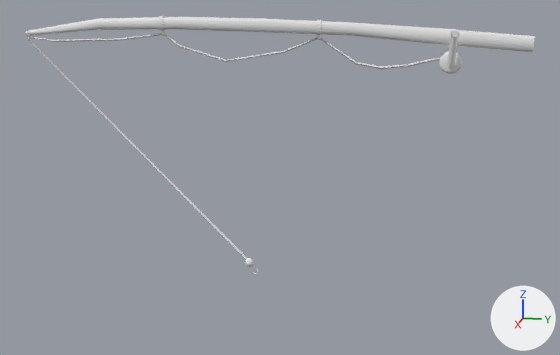
A saved change to the FBX model Assets/Art/Bucket & Rods/Models/HengelBeginner.fbx.
The view is the same before and after, from a 50 mm lens placed at (2.99, -0.2, 0.19), pointed at (0.01, -0.8, -0.55). The lights are fixed; the arrows at lower right show +X, +Y and +Z. Where no turn or scale is listed for an object, it has been applied to the vertices.

The scene before the commit, as lines of its bpy script (objects in view):
```python
me_cube_001 = bpy.data.meshes.new('Cube.001')
me_cube_001.from_pydata(...)  # 206 vertices, 216 faces; spans x -0.059..0.155, y -0.042..0.042, z -0.042..0.124
me_cube_002 = bpy.data.meshes.new('Cube.002')
me_cube_002.from_pydata(...)  # 336 vertices, 355 faces; spans x -0.03..0.06, y -1.87..0.14, z -0.98..0.08
ob_hengel = bpy.data.objects.new('Hengel', me_cube_002)
ob_hengel.location = (0.0, 0.0, 0.0)
ob_reel = bpy.data.objects.new('Reel', me_cube_001)
ob_reel.location = (0.0, -0.151, -0.077)
```
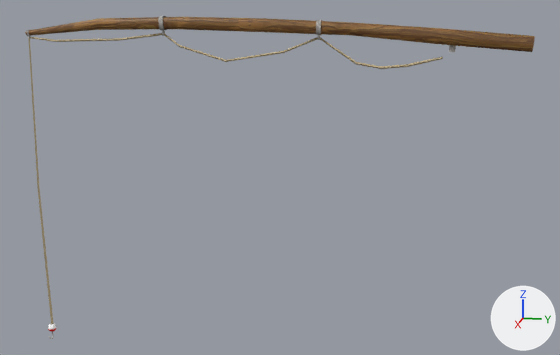
Where the newer file only moved an object's origin or applied its transform, the numbers keep the older frame.

What changed in the scene script:
```text
Add img_hengelbeginner_defaultmaterial_albedotransparency_png:
    img_hengelbeginner_defaultmaterial_albedotransparency_png = load_image('HengelBeginner_DefaultMaterial_AlbedoTransparency.png', '../Texture/HengelBeginner_DefaultMaterial_AlbedoTransparency.png', 512, 512, 'sRGB')
Add mat_material_002:
    mat_material_002 = principled_material('Material.002')
    mat_material_002.texture = img_hengelbeginner_defaultmaterial_albedotransparency_png
Change me_cube_002:
    where me_cube_002.from_pydata(...)  # 336 vertices, 355 faces; spans x -0.03..0.06, y -1.87..0.14, z -0.98..0.08
    used by ob_hengel; location = (0.0, 0.0, 0.0)
    me_cube_002 part 1: the loose piece of 98 vertices spanning x -0.02..0.02, y -0.95..-0.89, z -0.98..-0.91 is turned -44.2 degrees about the x axis through its middle, then moved by (0.0, -0.94, -0.38)
    me_cube_002 part 2
    me_cube_002.vertices[330].co: (0.01, -0.93, -0.93) -> (0.01, -1.85, -1.3)
    me_cube_002.vertices[331].co: (0.0, -0.93, -0.92) -> (0.0, -1.85, -1.3)
    me_cube_002.vertices[332].co: (0.0, -0.94, -0.93) -> (0.0, -1.86, -1.3)
    me_cube_002.vertices[333].co: (0.0, -1.4, -0.48) -> (0.0, -1.87, -0.66)  # pixel (139, 152) -> pixel (37, 188)
    me_cube_002.vertices[334].co: (0.0, -1.39, -0.47) -> (0.0, -1.86, -0.66)  # pixel (140, 151) -> pixel (39, 188)
    me_cube_002.vertices[335].co: (0.01, -1.4, -0.47) -> (0.01, -1.87, -0.66)  # pixel (139, 152) -> pixel (37, 188)
    add me_cube_002.materials.append(mat_material_002)  # picture img_hengelbeginner_defaultmaterial_albedotransparency_png
Remove ob_reel:
    ob_reel = bpy.data.objects.new('Reel', me_cube_001)
    ob_reel.location = (0.0, -0.151, -0.077)
```

Changed parts and their boxes (x1, y1, x2, y2) in the pictures (560 x 355 px; the box of a moved part takes in the faces that stretch with it):
'Hengel', recoloured, reshaped (white to brown, 25% taller): before (26, 16, 535, 274); after (26, 16, 535, 339)
'Reel', deleted: before (439, 29, 462, 74)
part 1 of me_cube_002, moved or reshaped: before (245, 258, 258, 274); after (48, 323, 56, 339)
part 2 of me_cube_002, moved or reshaped: before (29, 40, 247, 260); after (29, 40, 53, 324)
